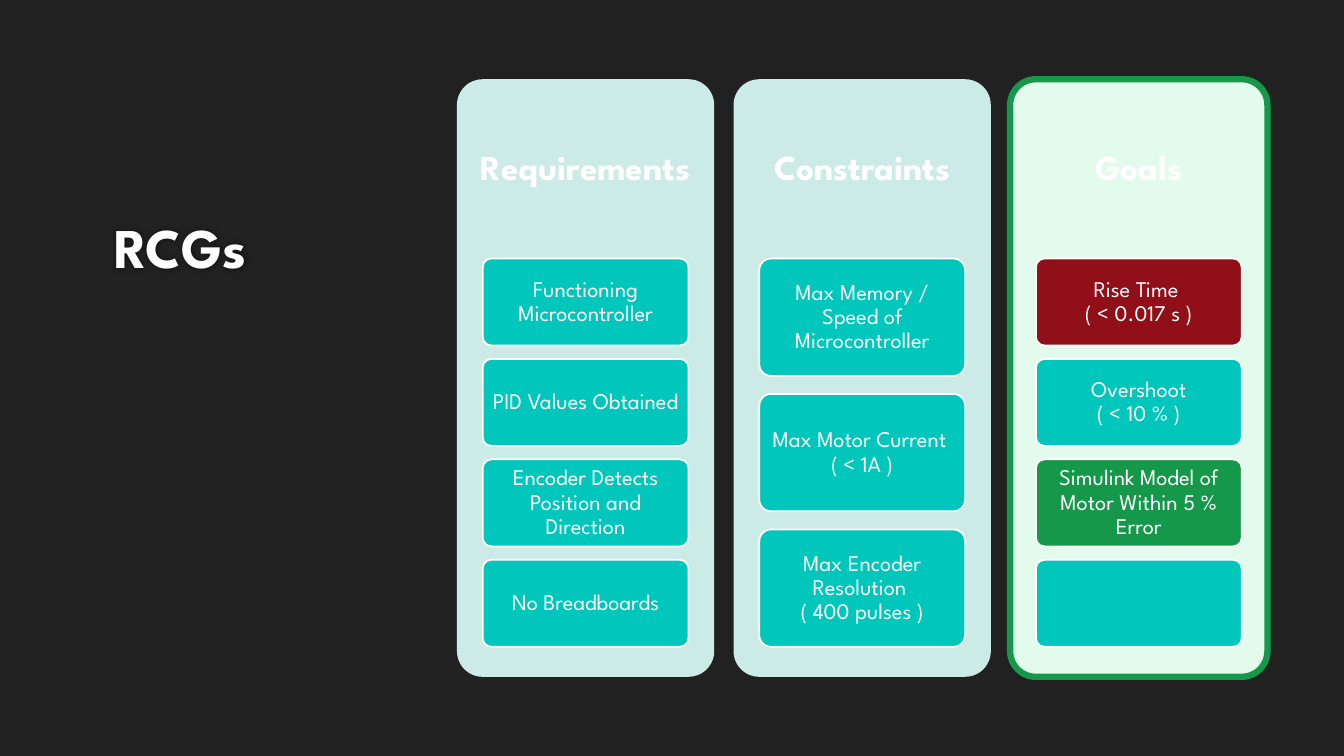
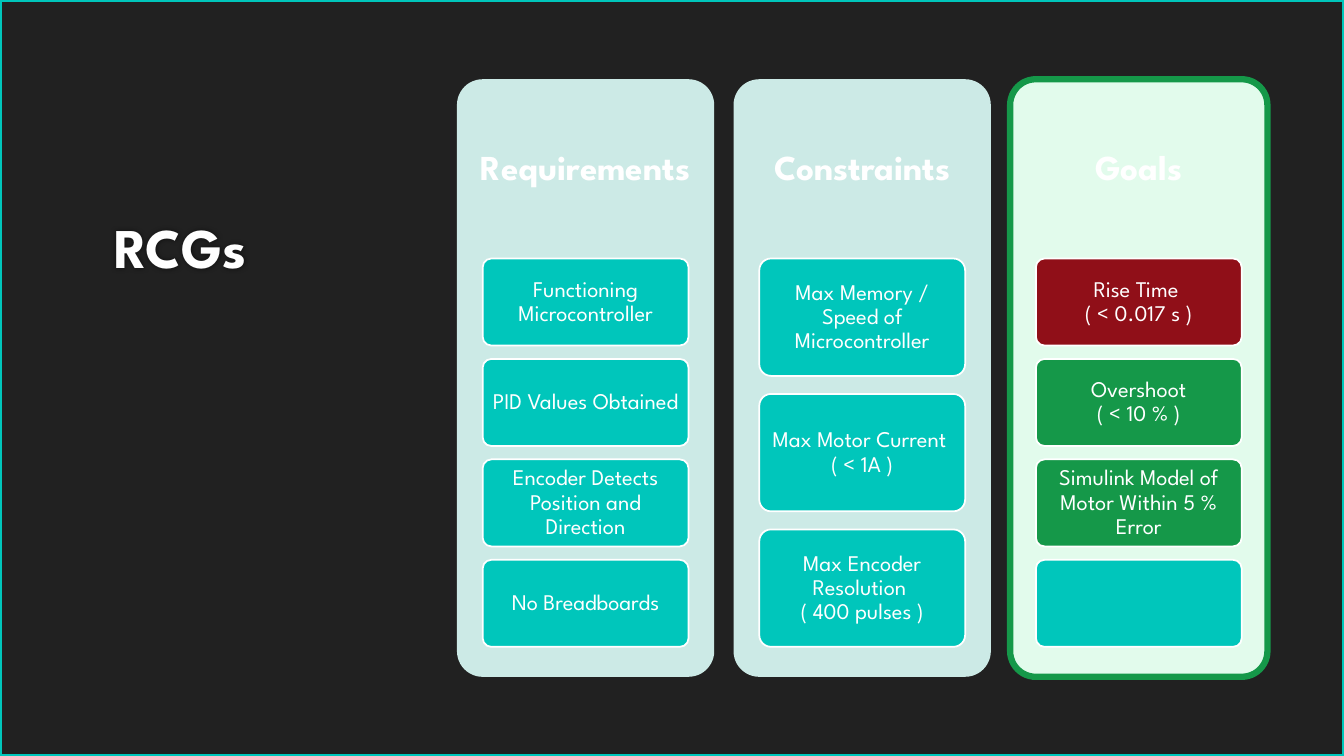
Before and after one commit to lcall3/Controller, a slide deck: slide 3 of doc/report/demo2.pptx. Drawn at 1344x756 pixels with LibreOffice and Linux fonts; fonts in the diff are those of the drawing; background and template pictures are left out. Boxes give left, top, right and bottom in pixels: in the first picture for what was removed or moved away, otherwise in the second. Text is boxed around its words. In the diff, an @@ line names an element or a change of style, - is before the commit and + after.

```diff
--- a/doc/report/demo2.pptx
+++ b/doc/report/demo2.pptx
@@ rectangle added at box(0, 0, 1344, 756), outline #00C6BB 3 pt @@
@@ rounded rectangle at box(1036, 359, 1242, 446): fill #00C6BB to #159849 @@
```
Also in this commit, not shown: 6 other slides changed, 4 slides added, 6 slides removed, 5 other files.
